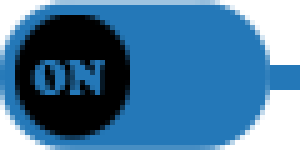
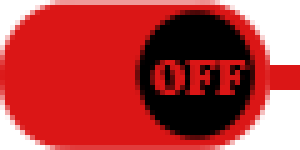
Before/after of a 300×150 layered artwork. What changed in the layer stack:
hid "ON" (1st of 2), painted on it over [30, 60, 105, 95]
moved "OFF" (1st of 2) out of group "Group 2", painted on it over [150, 60, 250, 95]
showed "Layer 18" over [135, 10, 255, 140]
painted on "HIGHLIGHTED" over [0, 0, 300, 150]
hid "Layer 3" over [15, 15, 130, 140]
painted on "Layer 5 copy 2" over [0, 0, 300, 150]
hid "Background" over [0, 0, 300, 150]
